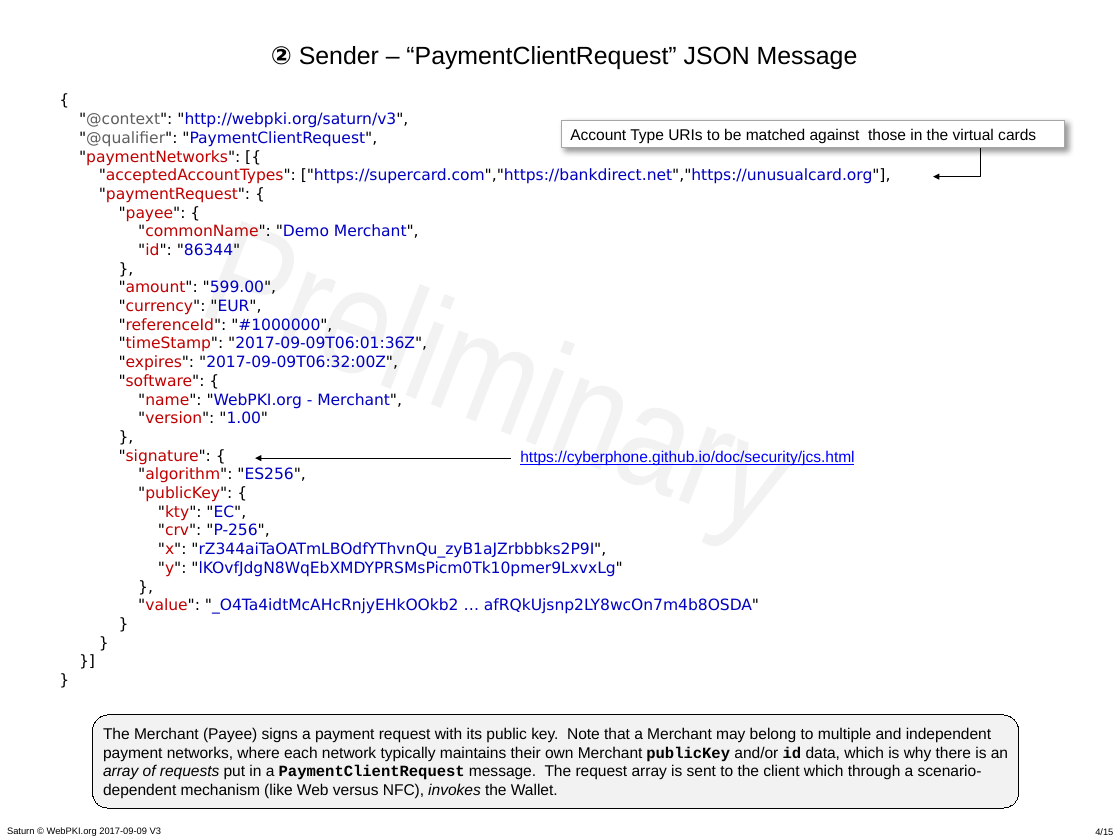
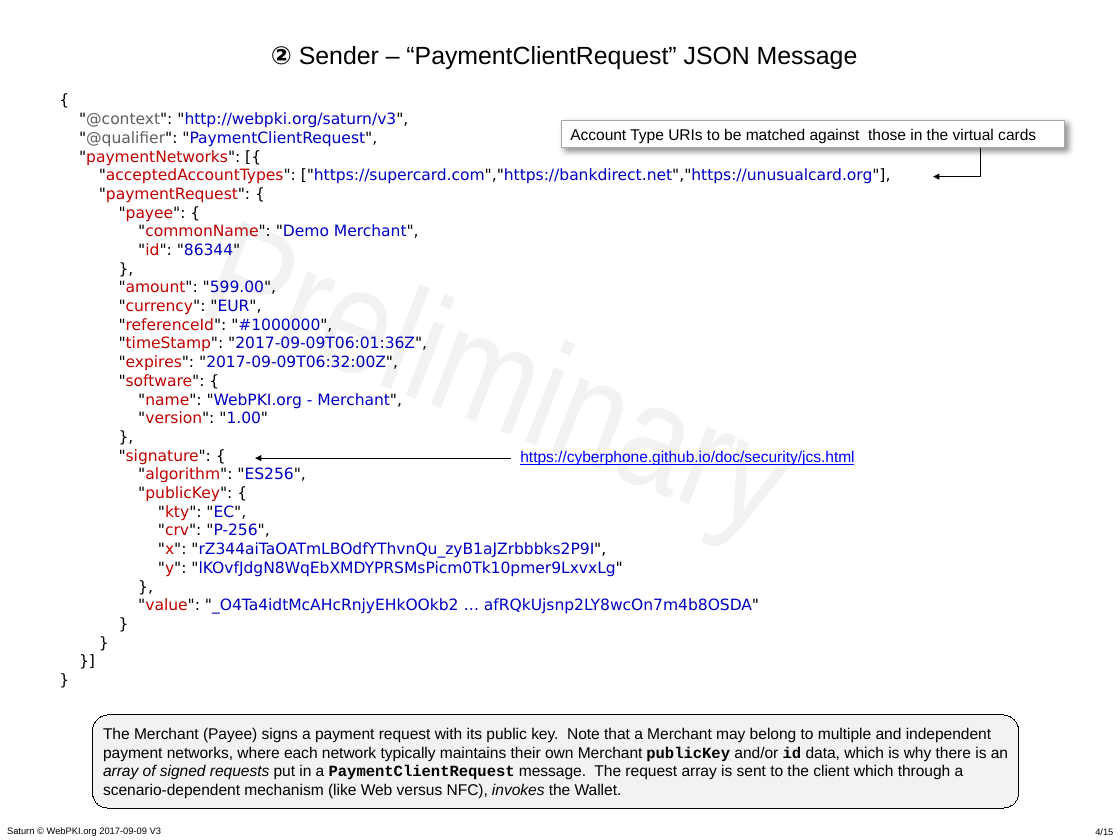
Before and after one commit to cyberphone/doc, a slide deck: slide 4 of saturn/saturn-v3-presentation.pptx. Drawn at 1120x840 pixels with LibreOffice and Linux fonts; fonts in the diff are those of the drawing. Boxes give left, top, right and bottom in pixels: in the first picture for what was removed or moved away, otherwise in the second. Text is boxed around its words. In the diff, an @@ line names an element or a change of style, - is before the commit and + after.

```diff
--- a/saturn/saturn-v3-presentation.pptx
+++ b/saturn/saturn-v3-presentation.pptx
@@ text in rounded rectangle at (x1=103, y1=727, x2=1008, y2=799): text changed @@
-The Merchant (Payee) signs a payment request with its public key. Note that a Merchant may belong to multiple and independent payment networks, where each network typically maintains their own Merchant publicKey and/or id data, which is why there is an array of requests put in a PaymentClientRequest message. The request array is sent to the client which through a scenario-dependent mechanism (like Web versus NFC), invokes the Wallet.
+The Merchant (Payee) signs a payment request with its public key. Note that a Merchant may belong to multiple and independent payment networks, where each network typically maintains their own Merchant publicKey and/or id data, which is why there is an array of signed requests put in a PaymentClientRequest message. The request array is sent to the client which through a scenario-dependent mechanism (like Web versus NFC), invokes the Wallet.
```
Also in this commit, not shown: 1 other slide changed, 1 other file.
